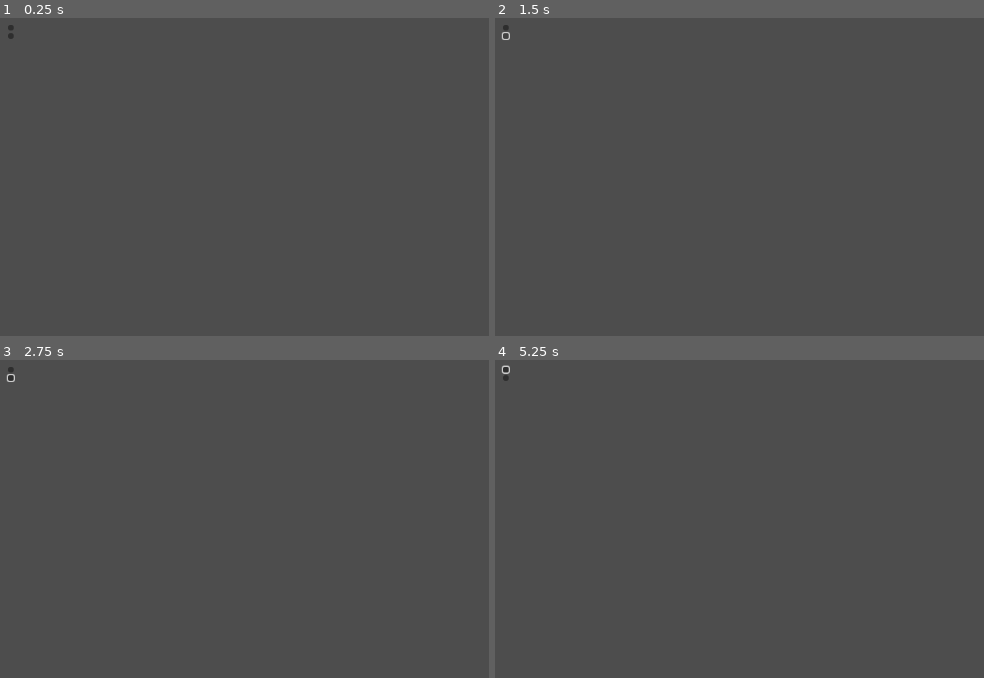
Above: before the commit, frames 1-4 (two rows, left to right).
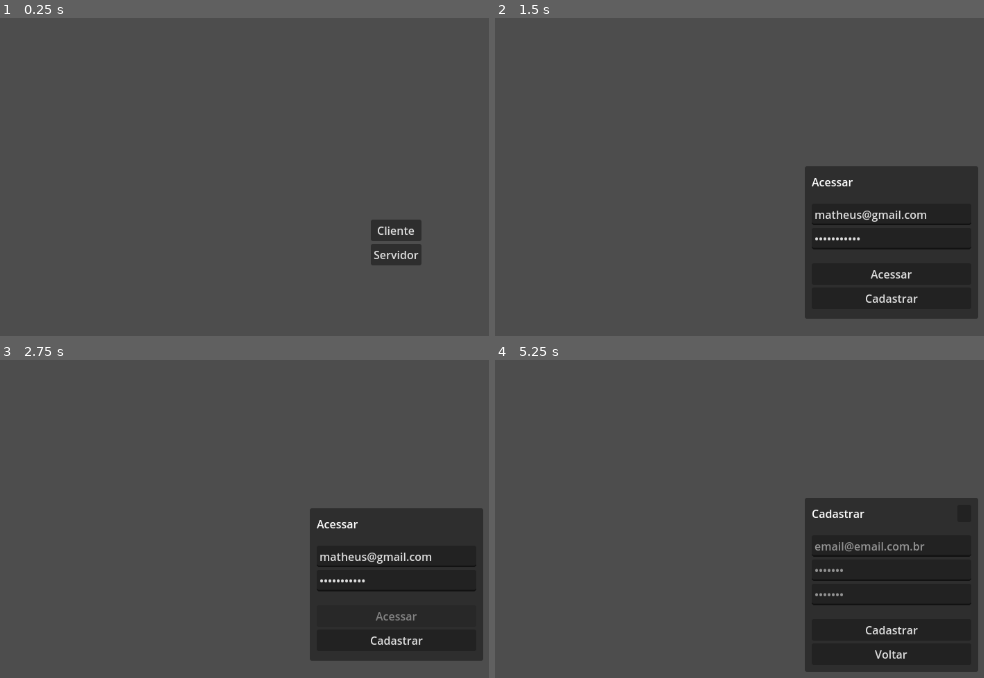
Above: after the commit, the same moments.

Repository: matheusoreis/GodotMMO
Game: Godot game, scene res://shared/boot/boot.tscn
Same seed, same stepped clock (60 frames per second), same inputs: the game is played once before the commit and once after it. Before the commit the project has no main scene; this scene is started directly in both runs.
Inputs (mouse positions are in pixels of both pictures, inside the frame that each line leads up to; where the layout moved, square brackets give the same spot in the first picture):
- Up to frame 1 (0.25 s): no input
- Up to frame 2 (1.5 s): click (891, 231) [504, 27] at 0.5 s; click (504, 37) at 1.27 s
- Up to frame 3 (2.75 s): click (396, 617) at 2 s, where only the run after the commit has a clickable "Acessar"
- Up to frame 4 (5.25 s): click (891, 639) at 2.75 s, where only the run after the commit has a clickable "Cadastrar"; click (891, 652) at 3.5 s, where only the run after the commit has a clickable "Voltar"; click (504, 369) at 4.27 s; click (891, 639) at 5 s, where only the run after the commit has a clickable "Cadastrar"

The runs differ from the first frame. In frame 1, 1.3% of the frame differs, in the area x 1-87%, y 2-78%; in frame 2, 17%; in frame 3, 17%; in frame 4, 19%, in the area x 1-99%, y 1-99%.

Commit message:
Conexão entre cliente e servidor finalizada

Diff:
--- a/project.godot
+++ b/project.godot
@@ -11,6 +11,7 @@
 [application]
 
 config/name="Godot MMO"
+run/main_scene="res://shared/boot/boot.tscn"
 config/features=PackedStringArray("4.3", "Mobile")
 config/icon="res://icon.svg"
 
--- a/shared/boot/boot.gd
+++ b/shared/boot/boot.gd
@@ -12,6 +12,7 @@
 
 
 func _on_server_pressed() -> void:
+	get_tree().root.mode = Window.MODE_MINIMIZED
 	var scene: Control = server_scene.instantiate()
 	get_tree().root.add_child(scene)
 	queue_free()
--- a/shared/boot/boot.tscn
+++ b/shared/boot/boot.tscn
@@ -1,22 +1,38 @@
-[gd_scene load_steps=2 format=3 uid="uid://c4wg1mirg8837"]
+[gd_scene load_steps=4 format=3 uid="uid://c4wg1mirg8837"]
 
 [ext_resource type="Script" path="res://shared/boot/boot.gd" id="1_d7yvl"]
+[ext_resource type="PackedScene" uid="uid://dxty3338oiv6j" path="res://client/boot/boot.tscn" id="2_ptlcm"]
+[ext_resource type="PackedScene" uid="uid://befbyygcdu5pm" path="res://server/boot/boot.tscn" id="3_rfnrx"]
 
-[node name="boot" type="Node2D"]
+[node name="boot" type="Control"]
+layout_mode = 3
+anchors_preset = 15
+anchor_right = 1.0
+anchor_bottom = 1.0
+grow_horizontal = 2
+grow_vertical = 2
 script = ExtResource("1_d7yvl")
+client_scene = ExtResource("2_ptlcm")
+server_scene = ExtResource("3_rfnrx")
 
 [node name="center" type="CenterContainer" parent="."]
-offset_right = 40.0
-offset_bottom = 40.0
+layout_mode = 1
+anchors_preset = 15
+anchor_right = 1.0
+anchor_bottom = 1.0
+grow_horizontal = 2
+grow_vertical = 2
 
 [node name="content" type="VBoxContainer" parent="center"]
 layout_mode = 2
 
 [node name="client" type="Button" parent="center/content"]
 layout_mode = 2
+text = "Cliente"
 
 [node name="server" type="Button" parent="center/content"]
 layout_mode = 2
+text = "Servidor"
 
 [connection signal="pressed" from="center/content/client" to="." method="_on_client_pressed"]
 [connection signal="pressed" from="center/content/server" to="." method="_on_server_pressed"]
